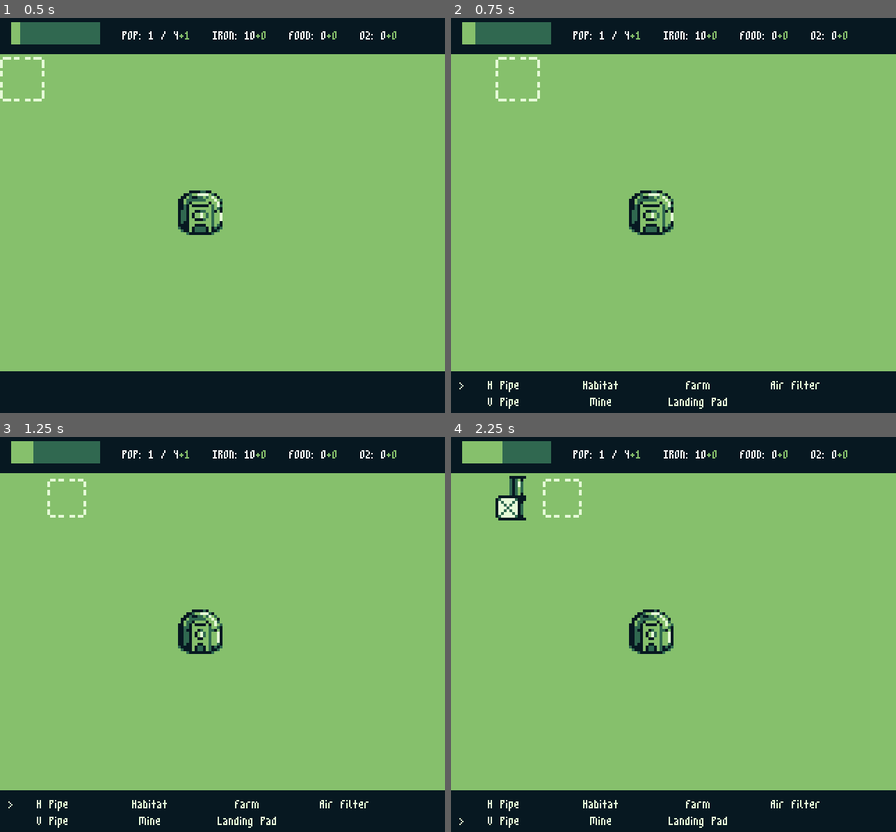
Above: before the commit, frames 1-4 (two rows, left to right).
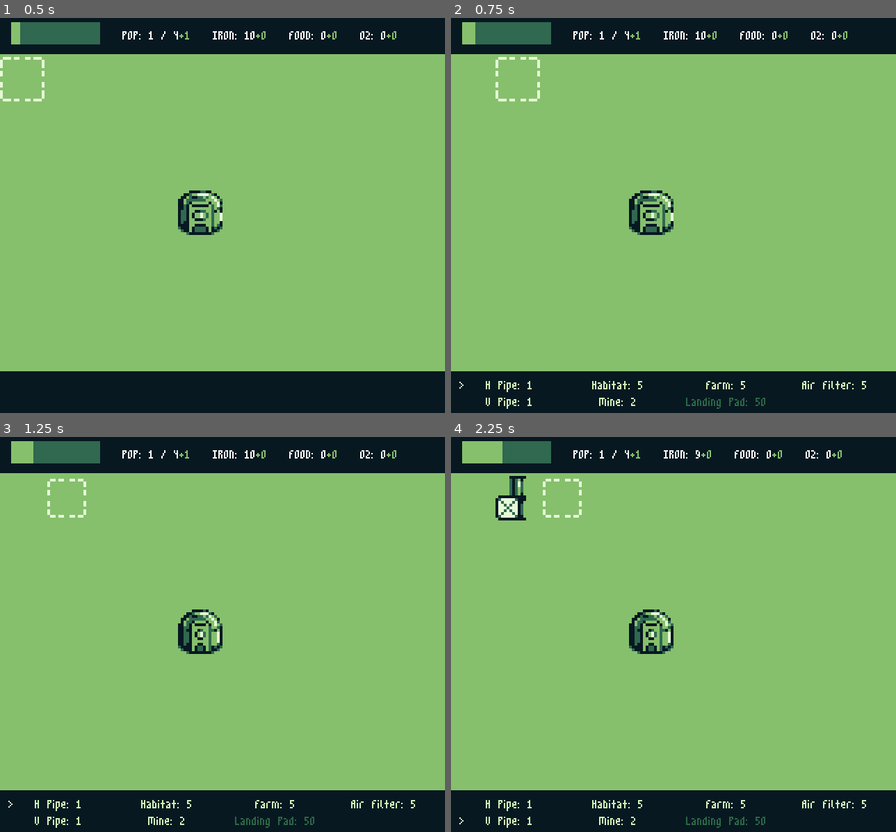
Above: after the commit, the same moments.

Repository: lrozanski/gb-jam-11_space
Game: Godot game, scene res://scenes/main.tscn
Same seed, same stepped clock (60 frames per second), same inputs: the game is played once before the commit and once after it.
Inputs:
- Up to frame 1 (0.5 s): no input
- Up to frame 2 (0.75 s): hold D (Right) from 0.53 s (still down); tap Z (Confirm) at 0.6 s
- Up to frame 3 (1.25 s): keep holding D (Right); tap C (Start) at 0.8 s
- Up to frame 4 (2.25 s): release D (Right) at 1.28 s; hold S (Down) 1.28-2.03 s; tap C (Start) at 1.35 s; tap Z (Confirm) at 1.55, 2.1 s; hold D (Right) from 2.03 s (still down)

Frame 1 is identical in both runs. In frame 2, 0.9% of the frame differs, in the area x 1-94%, y 91-99%; in frame 3, 0.9%; in frame 4, 1.1%, in the area x 1-94%, y 3-99%.

Commit message:
Added building iron cost; updated building panel

Diff:
--- a/map/Buildings.gd
+++ b/map/Buildings.gd
@@ -1,6 +1,16 @@
 extends Node2D
 class_name Buildings
 
+const BUILDING_COST: Dictionary = {
+	"Pipe": 1,
+	"H Pipe": 1,
+	"V Pipe": 1,
+	"Habitat": 5,
+	"Farm": 5,
+	"Air Filter": 5,
+	"Mine": 2,
+	"Landing Pad": 50,
+}
 
 static func query_building(building_position: Vector2, world2d: World2D) -> Building:
 	var tile_center = building_position + Vector2(Map.TILE_SIZE / 2.0, Map.TILE_SIZE / 2.0)
--- a/map/Map.gd
+++ b/map/Map.gd
@@ -19,6 +19,7 @@
 @onready var buildings: Buildings = $"%Buildings"
 @onready var building_panel: BuildingPanel = $"%StatusBar/%BuildingPanel"
 @onready var remove_building_panel: RemoveBuildingPanel = $"%StatusBar/%RemoveBuildingPanel"
+@onready var resource_manager: ResourceManager = $"%ResourceManager"
 
 func _ready():
 	building_panel.connect("construction_confirmed", build_building)
@@ -67,6 +68,8 @@
 			instance.global_position = cursor.global_position
 			buildings.add_child(instance)
 
+	var iron_cost = buildings.BUILDING_COST[building_name]
+	resource_manager.update_iron(-iron_cost)
 	building_built.emit(building_name, _get_cursor_tile_position())
 
 
@@ -78,5 +81,7 @@
 	var building = Buildings.query_building(cursor_position, get_world_2d())
 
 	if building != null:
+		var iron_cost = buildings.BUILDING_COST[building.building_type]
+		resource_manager.update_iron(iron_cost)
 		building_removed.emit(building.building_type, building.disabled)
 		building.queue_free()
--- a/resources/ResourceManager.gd
+++ b/resources/ResourceManager.gd
@@ -2,17 +2,18 @@
 class_name ResourceManager
 
 signal population_changed
+signal iron_changed
 
-static var POPULATION
-static var MAX_POPULATION
-static var IRON
-static var FOOD
-static var OXYGEN
+static var POPULATION: int
+static var MAX_POPULATION: int
+static var IRON: int
+static var FOOD: int
+static var OXYGEN: int
 
-static var POPULATION_PER_TICK
-static var IRON_PER_TICK
-static var FOOD_PER_TICK
-static var OXYGEN_PER_TICK
+static var POPULATION_PER_TICK: int
+static var IRON_PER_TICK: int
+static var FOOD_PER_TICK: int
+static var OXYGEN_PER_TICK: int
 
 static var POPULATION_PER_SECOND = 0.2
 
@@ -31,6 +32,10 @@
 	"food": 0,
 	"oxygen": 0
 }
+
+
+func update_iron(amount: int):
+	resource_change_buffer["iron"] += amount
 
 
 func _ready():
@@ -59,7 +64,6 @@
 		"V Pipe":
 			pass
 		"Habitat":
-			#increase_max_population()
 			pass
 		"Farm":
 			pass
@@ -68,7 +72,7 @@
 		"Landing Pad":
 			pass
 		"Mine":
-			resource_change_buffer["iron"] += 5
+			pass
 
 
 func _on_building_removed(building: String, disabled: bool):
@@ -87,7 +91,6 @@
 			if disabled:
 				decrease_max_population()
 			else:
-				print("increasing max pop")
 				increase_max_population()
 		"Farm":
 			pass
@@ -96,11 +99,17 @@
 		"Landing Pad":
 			pass
 		"Mine":
-			resource_change_buffer["iron"] -= 5
+			if disabled:
+				IRON_PER_TICK -= 1
+			else:
+				IRON_PER_TICK += 1
+
+	_update_resource_ui()
 
 
 func update_resources():
 	resource_change_buffer["population"] += POPULATION_PER_TICK
+	resource_change_buffer["iron"] += IRON_PER_TICK
 	resource_change_buffer["food"] += FOOD_PER_TICK
 	resource_change_buffer["oxygen"] += OXYGEN_PER_TICK
 
@@ -134,7 +143,9 @@
 		FOOD += resource_change_buffer["food"]
 		OXYGEN += resource_change_buffer["oxygen"]
 		_update_resource_ui()
+
 		population_changed.emit()
+		iron_changed.emit()
 
 		resource_change_buffer = {
 			"population": 0,
--- a/ui/BuildingPanel.gd
+++ b/ui/BuildingPanel.gd
@@ -1,10 +1,13 @@
 extends GridContainer
 class_name BuildingPanel
 
+signal construction_confirmed(building: String)
+signal construction_canceled
+
 @onready var indicator: Label = $"H Pipe/Indicator"
 
-signal construction_confirmed(building: String)
-signal construction_canceled
+@export var enabled_color: Color
+@export var disabled_color: Color
 
 var buildings: Array[Node] = []
 var building_index: int = 0
@@ -42,7 +45,7 @@
 		building_index = wrapi(building_index, 0, max_index)
 		_update_building_name()
 
-	if Input.is_action_just_pressed("Confirm"):
+	if Input.is_action_just_pressed("Confirm") && !buildings[building_index].disabled:
 		construction_confirmed.emit(building_name)
 	elif Input.is_action_just_pressed("Cancel"):
 		construction_canceled.emit()
--- /dev/null
+++ b/ui/building_labels/building_label.gd
@@ -0,0 +1,26 @@
+extends Label
+class_name BuildingLabel
+
+@export var disabled: bool = false
+@export var enabled_color: Color
+@export var disabled_color: Color
+
+@onready var buildings: Buildings = $"/root/Scene/%Buildings"
+@onready var resource_manager: ResourceManager = $"/root/Scene/%ResourceManager"
+
+func _ready():
+	resource_manager.connect("iron_changed", _update_cost, CONNECT_DEFERRED)
+
+	_update_cost()
+
+
+func _update_cost():
+	var cost = buildings.BUILDING_COST.get(self.name as String) as int
+	text = "%s: %s" % [self.name as String, cost]
+
+	disabled = resource_manager.IRON < cost
+
+	if disabled:
+		self_modulate = disabled_color
+	else:
+		self_modulate = enabled_color
--- /dev/null
+++ b/ui/building_labels/building_label.tscn
@@ -0,0 +1,13 @@
+[gd_scene load_steps=2 format=3 uid="uid://dg6ap7hi07dph"]
+
+[ext_resource type="Script" path="res://ui/building_labels/building_label.gd" id="1_e2qcs"]
+
+[node name="Building Label" type="Label"]
+custom_minimum_size = Vector2(144, 0)
+theme_override_colors/font_color = Color(0.901961, 0.980392, 0.847059, 1)
+text = "Landing Pad: 50"
+horizontal_alignment = 1
+vertical_alignment = 1
+script = ExtResource("1_e2qcs")
+enabled_color = Color(0.901961, 0.980392, 0.847059, 1)
+disabled_color = Color(0.188235, 0.407843, 0.313726, 1)
--- a/ui/building_panel.tscn
+++ b/ui/building_panel.tscn
@@ -1,6 +1,7 @@
-[gd_scene load_steps=2 format=3 uid="uid://c8033wiuyjm2d"]
+[gd_scene load_steps=3 format=3 uid="uid://c8033wiuyjm2d"]
 
 [ext_resource type="Script" path="res://ui/BuildingPanel.gd" id="2_5uesh"]
+[ext_resource type="PackedScene" uid="uid://dg6ap7hi07dph" path="res://ui/building_labels/building_label.tscn" id="2_bbpak"]
 
 [node name="BuildingPanel" type="GridContainer"]
 visible = false
@@ -9,67 +10,39 @@
 columns = 4
 script = ExtResource("2_5uesh")
 
-[node name="H Pipe" type="Label" parent="."]
-custom_minimum_size = Vector2(128, 0)
+[node name="H Pipe" parent="." instance=ExtResource("2_bbpak")]
 layout_mode = 2
-theme_override_colors/font_color = Color(0.901961, 0.980392, 0.847059, 1)
 text = "H Pipe"
-horizontal_alignment = 1
-vertical_alignment = 1
 
 [node name="Indicator" type="Label" parent="H Pipe"]
 layout_mode = 2
 offset_right = 128.0
-offset_bottom = 26.0
+offset_bottom = 23.0
 grow_horizontal = 2
 grow_vertical = 2
 theme_override_colors/font_color = Color(0.901961, 0.980392, 0.847059, 1)
 text = ">"
 
-[node name="Habitat" type="Label" parent="."]
-custom_minimum_size = Vector2(128, 0)
+[node name="Habitat" parent="." instance=ExtResource("2_bbpak")]
 layout_mode = 2
-theme_override_colors/font_color = Color(0.901961, 0.980392, 0.847059, 1)
 text = "Habitat"
-horizontal_alignment = 1
-vertical_alignment = 1
 
-[node name="Farm" type="Label" parent="."]
-custom_minimum_size = Vector2(128, 0)
+[node name="Farm" parent="." instance=ExtResource("2_bbpak")]
 layout_mode = 2
-theme_override_colors/font_color = Color(0.901961, 0.980392, 0.847059, 1)
 text = "Farm"
-horizontal_alignment = 1
-vertical_alignment = 1
 
-[node name="Air Filter" type="Label" parent="."]
-custom_minimum_size = Vector2(128, 0)
+[node name="Air Filter" parent="." instance=ExtResource("2_bbpak")]
 layout_mode = 2
-theme_override_colors/font_color = Color(0.901961, 0.980392, 0.847059, 1)
 text = "Air Filter"
-horizontal_alignment = 1
-vertical_alignment = 1
 
-[node name="V Pipe" type="Label" parent="."]
-custom_minimum_size = Vector2(128, 0)
+[node name="V Pipe" parent="." instance=ExtResource("2_bbpak")]
 layout_mode = 2
-theme_override_colors/font_color = Color(0.901961, 0.980392, 0.847059, 1)
 text = "V Pipe"
-horizontal_alignment = 1
-vertical_alignment = 1
 
-[node name="Mine" type="Label" parent="."]
-custom_minimum_size = Vector2(128, 0)
+[node name="Mine" parent="." instance=ExtResource("2_bbpak")]
 layout_mode = 2
-theme_override_colors/font_color = Color(0.901961, 0.980392, 0.847059, 1)
 text = "Mine"
-horizontal_alignment = 1
-vertical_alignment = 1
 
-[node name="Landing Pad" type="Label" parent="."]
-custom_minimum_size = Vector2(128, 0)
+[node name="Landing Pad" parent="." instance=ExtResource("2_bbpak")]
 layout_mode = 2
-theme_override_colors/font_color = Color(0.901961, 0.980392, 0.847059, 1)
 text = "Landing Pad"
-horizontal_alignment = 1
-vertical_alignment = 1
